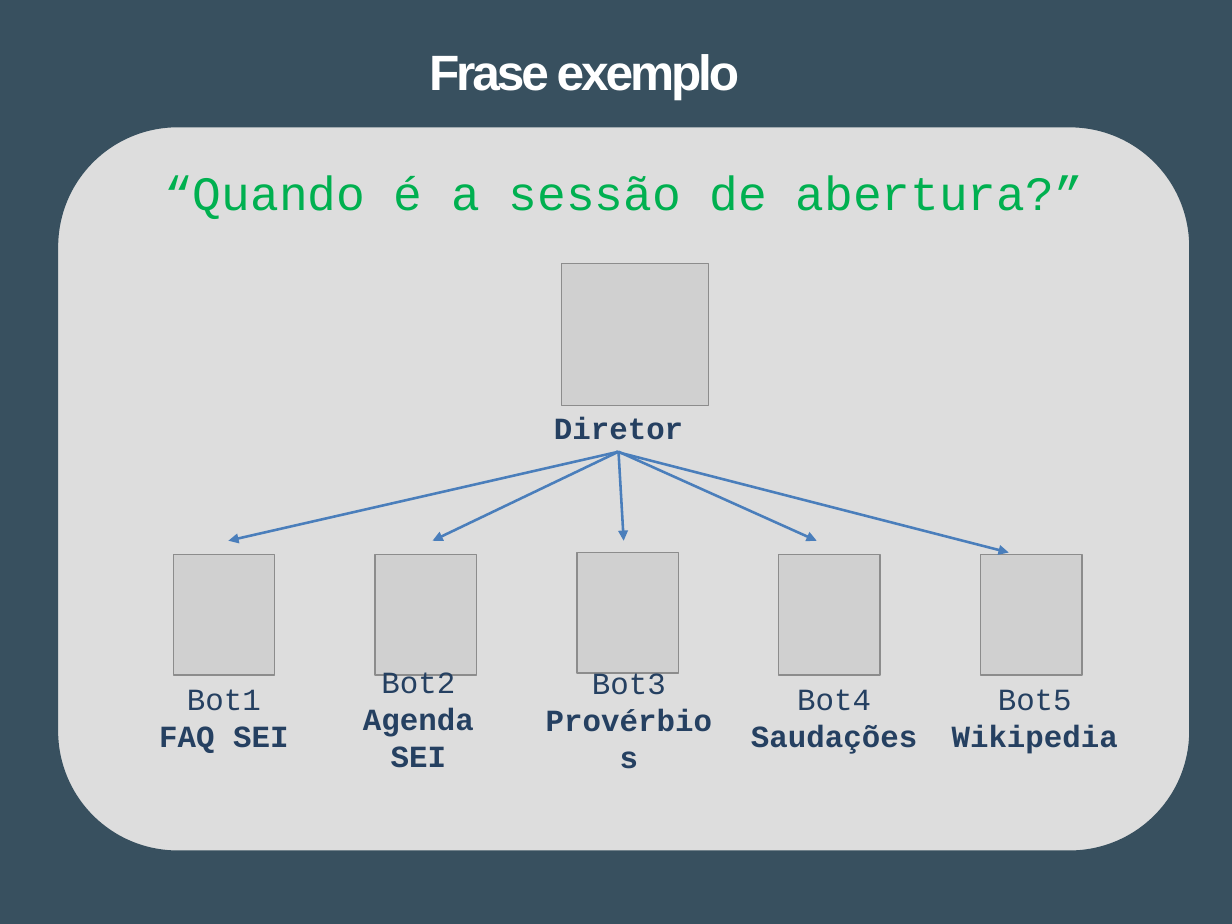
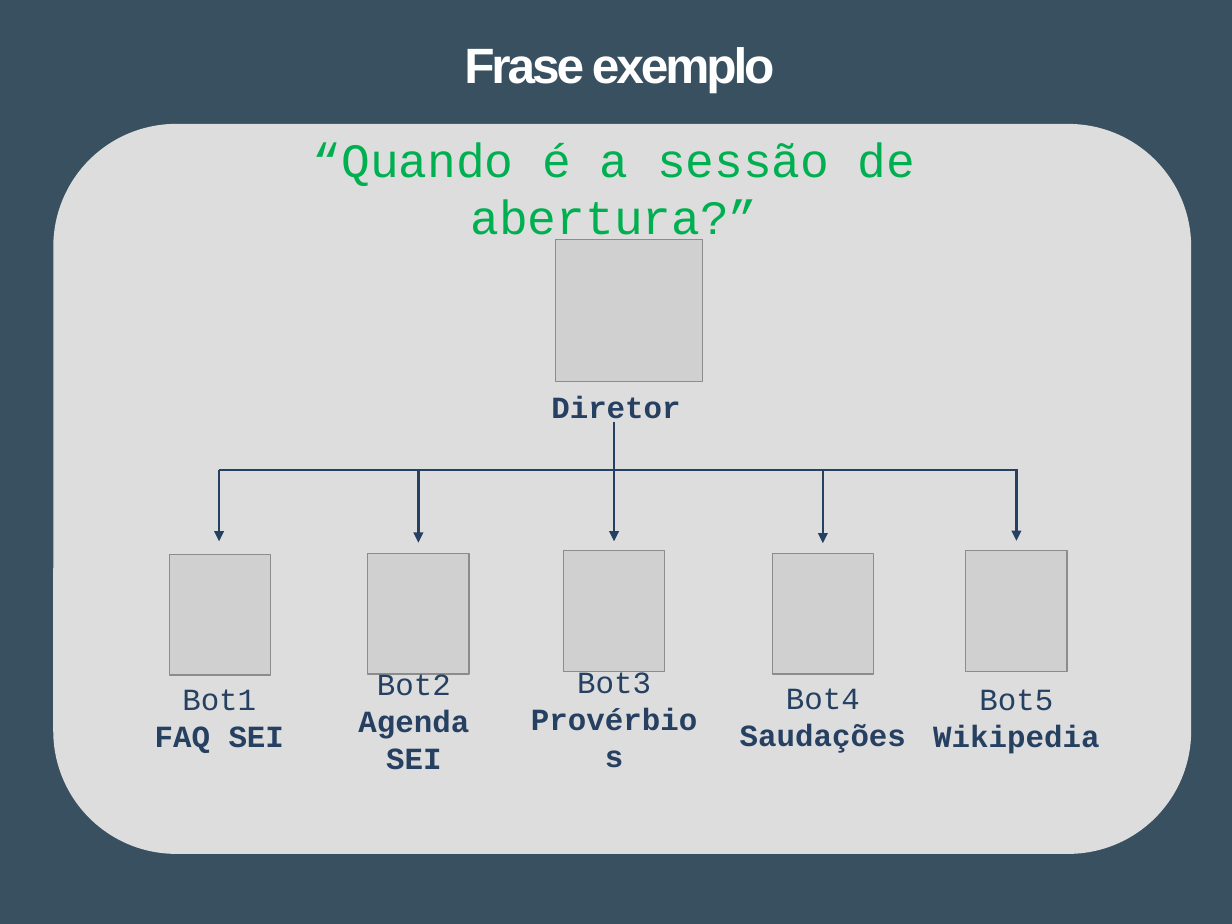
Before and after one commit to Tibblue/PLC, a slide deck: slide 6 of LEI/apresentações/checkpoint2/apresLEI_grupo47.pptx. Drawn at 1232x924 pixels with LibreOffice and Linux fonts; fonts in the diff are those of the drawing; grey boxes stand for pictures. Boxes give left, top, right and bottom in pixels: in the first picture for what was removed or moved away, otherwise in the second. Text is boxed around its words. In the diff, an @@ line names an element or a change of style, - is before the commit and + after.

```diff
--- a/LEI/apresentações/checkpoint2/apresLEI_grupo47.pptx
+++ b/LEI/apresentações/checkpoint2/apresLEI_grupo47.pptx
@@ title "Frase exemplo" moved from (x1=429, y1=54, x2=740, y2=100) to (x1=464, y1=47, x2=775, y2=92) @@
@@ rounded rectangle at (x1=55, y1=126, x2=1190, y2=853): outline #38505F 2 pt to #DDDDDD 2 pt @@
@@ text "“Quando é a sessão de ..." rewrapped from (x1=164, y1=176, x2=1083, y2=219) to (x1=313, y1=142, x2=915, y2=248) @@
@@ picture moved from (x1=562, y1=264, x2=708, y2=405) to (x1=556, y1=240, x2=702, y2=382) @@
@@ text "Diretor" rewrapped from (x1=554, y1=416, x2=683, y2=440) to (x1=551, y1=395, x2=680, y2=426) @@
@@ line added from (614, 423) to (614, 472), #254061 1.5 pt @@
@@ line added from (1016, 471) to (219, 471), #254061 1.5 pt @@
@@ arrow added from (219, 469) to (219, 541), #254061 1.5 pt @@
@@ arrow removed from (618, 452) to (228, 541) @@
@@ arrow added from (419, 471) to (419, 543), #254061 1.5 pt @@
@@ arrow removed from (618, 452) to (432, 541) @@
@@ arrow moved from (618, 452) - (623, 541) to (614, 469) - (614, 541) @@
@@ arrow (614, 469) - (614, 541): stroke #4B7EBC 1.5 pt to #254061 1.5 pt @@
@@ arrow removed from (616, 452) to (1009, 552) @@
@@ arrow removed from (618, 452) to (817, 541) @@
@@ arrow added from (823, 472) to (823, 543), #254061 1.5 pt @@
@@ arrow added from (1016, 469) to (1016, 541), #254061 1.5 pt @@
@@ picture moved from (x1=375, y1=554, x2=476, y2=675) to (x1=367, y1=553, x2=468, y2=674) @@
@@ picture moved from (x1=577, y1=552, x2=678, y2=673) to (x1=563, y1=551, x2=664, y2=671) @@
@@ 2 texts, 2 pictures moved together from (x1=159, y1=554, x2=880, y2=768) to (x1=155, y1=553, x2=873, y2=770) @@
@@ picture moved from (x1=981, y1=554, x2=1082, y2=675) to (x1=966, y1=551, x2=1067, y2=671) @@
@@ text "Bot3" moved from (x1=592, y1=672, x2=666, y2=695) to (x1=577, y1=671, x2=651, y2=694) @@
@@ text "Bot4" moved from (x1=751, y1=689, x2=917, y2=754) to (x1=740, y1=688, x2=906, y2=753) @@
@@ text "Bot5" moved from (x1=952, y1=689, x2=1118, y2=754) to (x1=933, y1=689, x2=1099, y2=754) @@
```
Also in this commit, not shown: 15 other slides changed, 2 slides removed.
